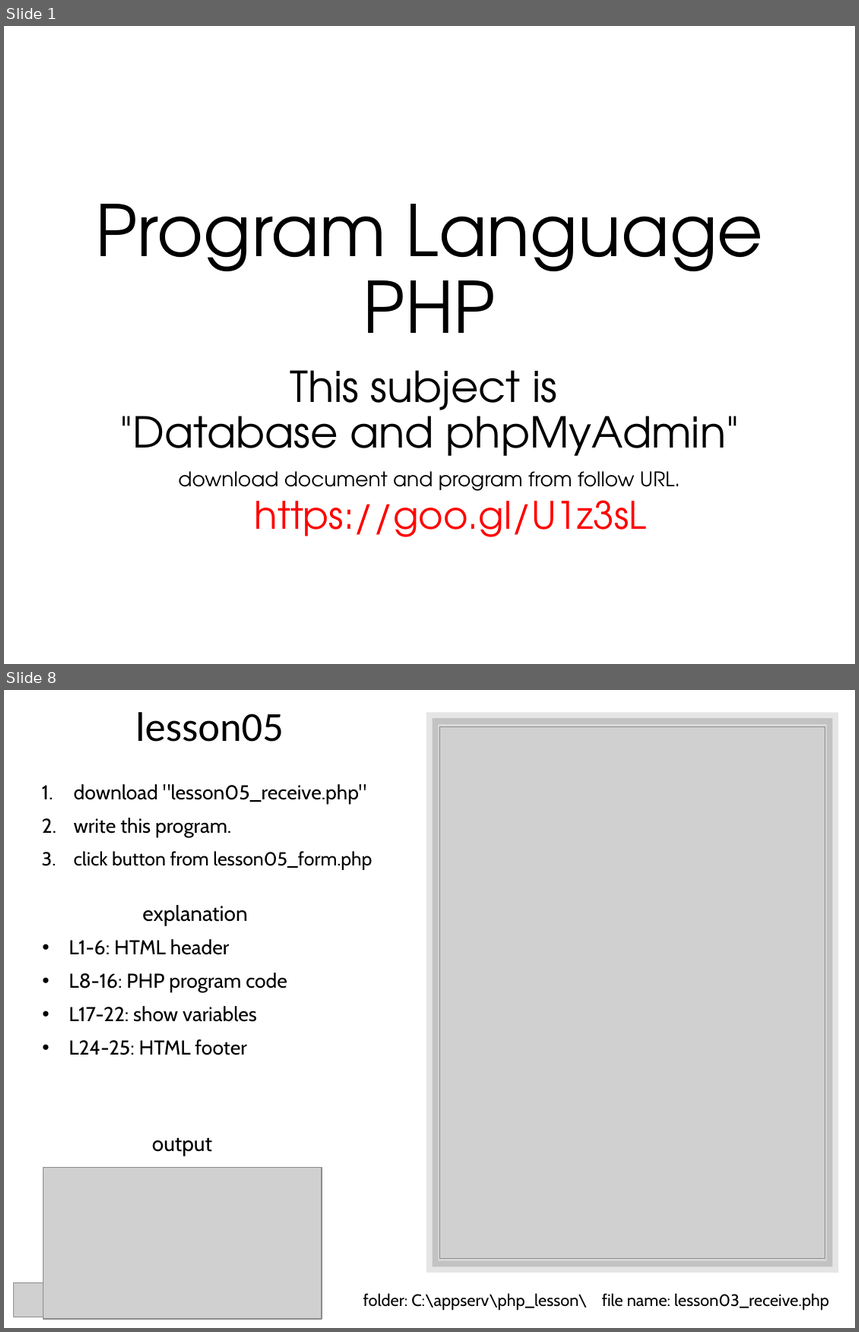
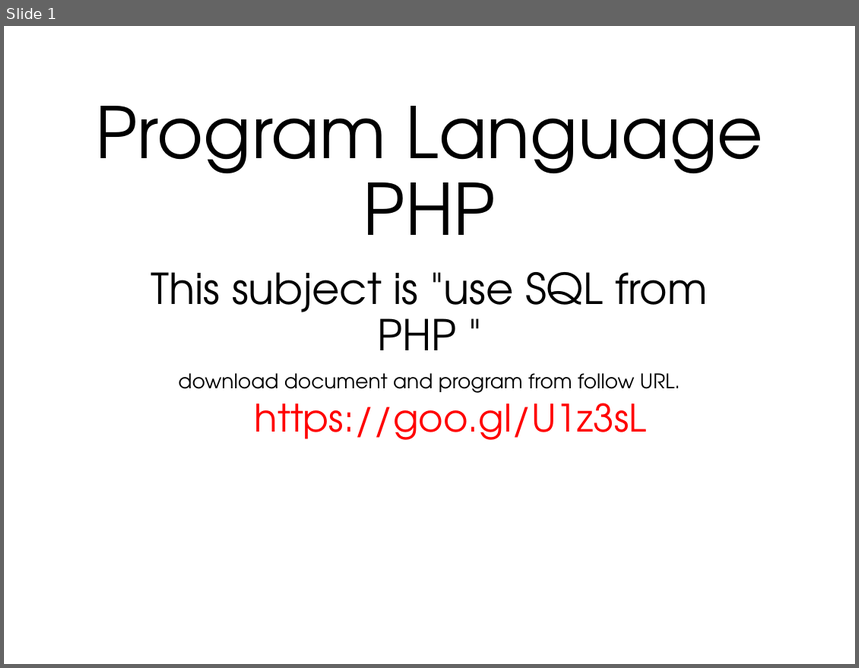
Before and after one commit to lastshogun13/php_lesson, a slide deck: ppt/lesson06.pptx. Shown one above the other, each under a label of ours: slides 1 and 8 before the commit, slide 1 after it; the slides between them are not shown. The pictures are 859x1332 and 859x668 pixels, drawn with LibreOffice and Linux fonts; fonts in the diff are those of the drawing; grey boxes stand for pictures. Boxes give left, top, right and bottom in pixels: in the first picture for what was removed or moved away, otherwise in the second. Text is boxed around its words. In the diff, an @@ line names an element or a change of style, - is before the commit and + after.

Commit message:
php_lesson

```diff
--- a/ppt/lesson06.pptx
+++ b/ppt/lesson06.pptx
@@ slide 8 removed at box(4, 690, 855, 1328), background #FFFFFF @@
@@ title removed at box(135, 712, 284, 742) @@
-lesson05
@@ rectangle removed at box(432, 718, 832, 1267) @@
@@ picture removed at box(439, 726, 826, 1258) @@
@@ text removed at box(74, 784, 372, 869) @@
-1. download "lesson05_receive.php"
-2. write this program.
-3. click button from lesson05_form.php
@@ text removed at box(142, 905, 247, 926) @@
-explanation
@@ text removed at box(69, 939, 287, 1056) @@
-• L1-6: HTML header
-• L8-16: PHP program code
-• L17-22: show variables
-• L24-25: HTML footer
@@ text removed at box(152, 1138, 212, 1157) @@
-output
@@ picture removed at box(44, 1167, 322, 1319) @@
@@ picture removed at box(13, 1284, 77, 1317) @@
@@ text removed at box(363, 1293, 829, 1310) @@
-folder: C:\appserv\php_lesson\ file name: lesson03_receive.php
@@ slide 1 changed as well @@
@@ title "Program Language PHP": place and size @@
-title "Program Language PHP" at box(96, 204, 764, 333)
+title "Program Language PHP" at box(96, 106, 764, 235)
@@ subtitle "This subject is "use SQL ...": place and size @@
-subtitle "This subject is "use SQL ..." at box(120, 370, 740, 537)
+subtitle "This subject is "use SQL ..." at box(151, 272, 708, 440)
@@ subtitle at box(151, 272, 708, 351): text changed @@
-This subject is
-"Database and phpMyAdmin"
+This subject is "use SQL from PHP "
```
Also in this commit, not shown: 3 slides added, 6 other slides removed, 7 other files.
